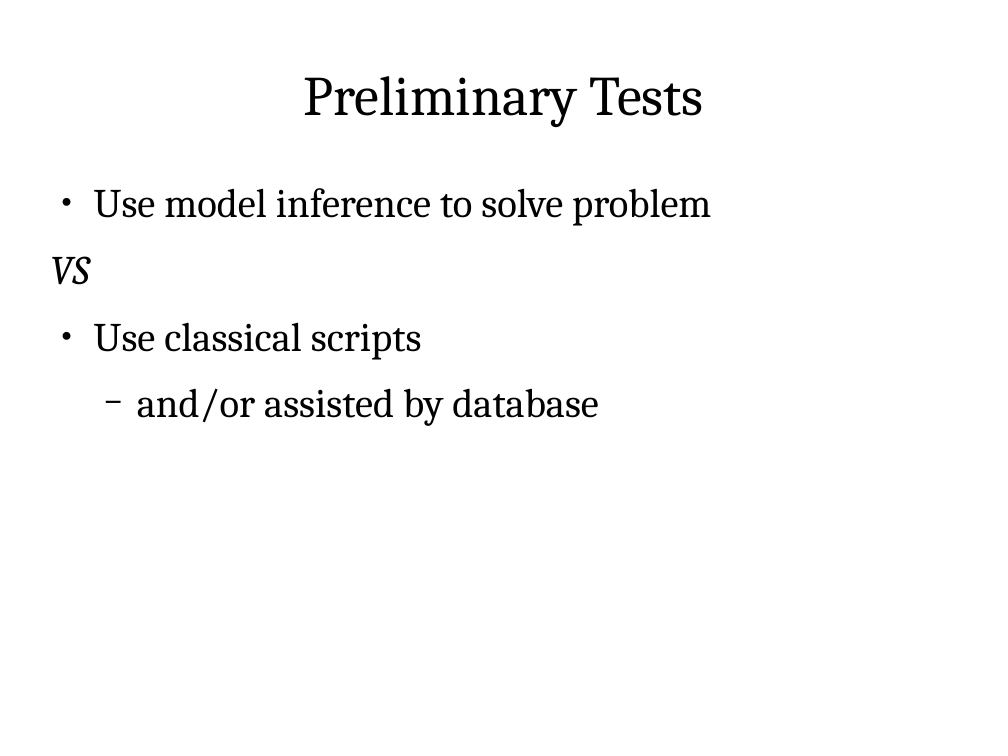
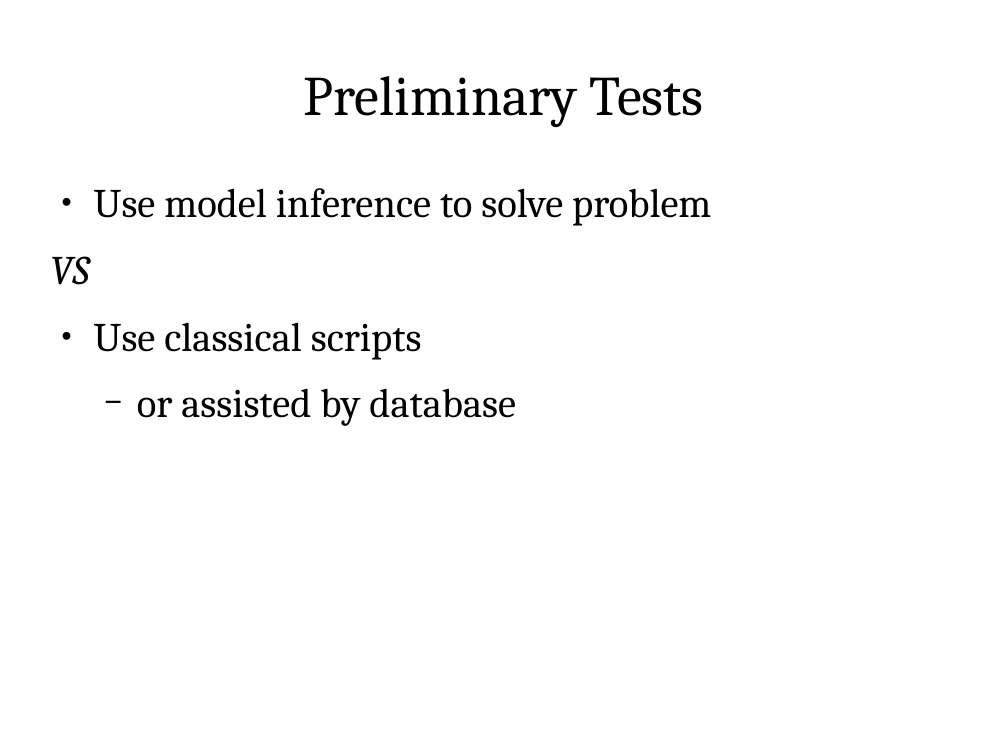
Before and after one commit to ShiZhan/fs-crawler, a slide deck: slide 7 of doc/oam.odp. Drawn at 1008x756 pixels with LibreOffice and Linux fonts; fonts in the diff are those of the drawing. Boxes give left, top, right and bottom in pixels: in the first picture for what was removed or moved away, otherwise in the second. Text is boxed around its words. In the diff, an @@ line names an element or a change of style, - is before the commit and + after.

```diff
--- a/doc/oam.odp
+++ b/doc/oam.odp
@@ text at (137, 388, 516, 426): text changed @@
-  − and/or assisted by database
+  − or assisted by database
```
Also in this commit, not shown: 4 other slides changed.
